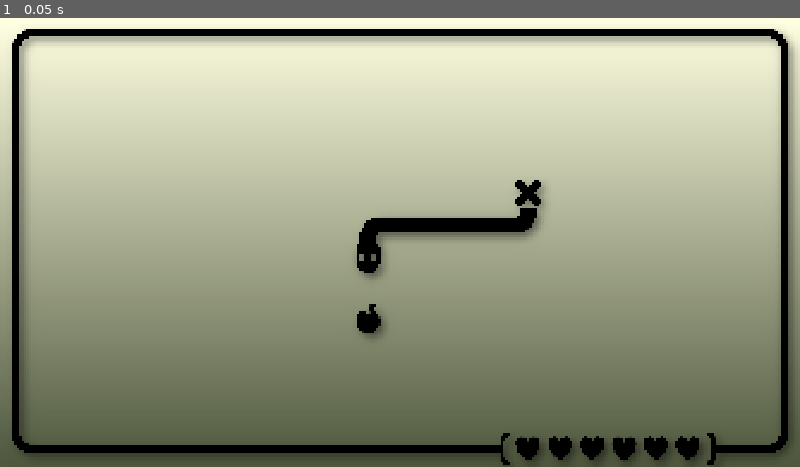
Above: before the commit, frame 1.
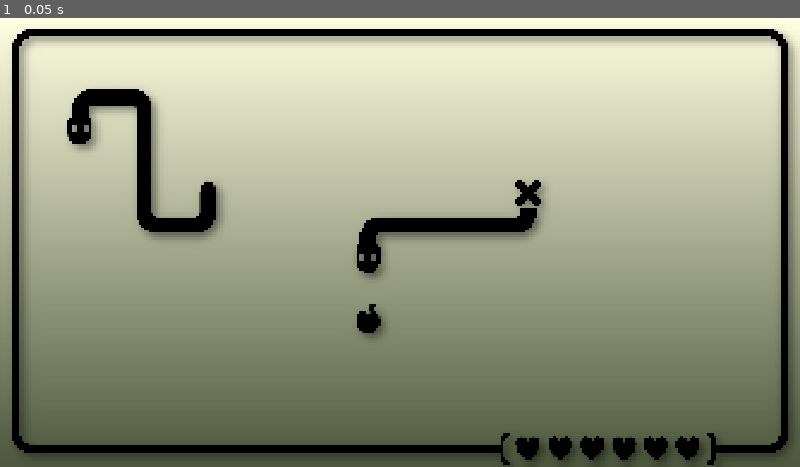
Above: after the commit, the same moment.

Repository: oschijns/coding-gouter-godot
Game: Godot game, scene res://tile_map.tscn
Same seed, same stepped clock (60 frames per second), same inputs: the game is played once before the commit and once after it. The project has no main scene, so this scene is started directly.
Inputs:
- Up to frame 1 (0.05 s): no input

The runs differ from the first frame. In frame 1, 2.1% of the frame differs, in the area x 8-28%, y 15-50%.

Commit message:
ft(snake): Completed drawing function for snake

Diff:
--- a/snake/canvas.gd
+++ b/snake/canvas.gd
@@ -20,7 +20,7 @@
 # position des tuiles dans le tileset
 const SNAKE_HEAD  := Vector2i(0, 0)
 const SNAKE_BEND  := Vector2i(1, 0)
-const SNAKE_BODY  := Vector2i(2, 0)
+const SNAKE_LINE  := Vector2i(2, 0)
 const SNAKE_TAIL  := Vector2i(3, 0)
 const CROSS       := Vector2i(0, 1)
 const APPLE       := Vector2i(1, 1)
@@ -31,19 +31,27 @@
 const BRACE       := Vector2i(2, 2)
 
 
-# rotation possible pour une tuile droite
-const ROT_BEND_0 := 0
-const ROT_BEND_1 :=  TileSetAtlasSource.TRANSFORM_FLIP_H
-const ROT_BEND_2 := TileSetAtlasSource.TRANSFORM_FLIP_V
-const ROT_BEND_3 := TileSetAtlasSource.TRANSFORM_FLIP_H | TileSetAtlasSource.TRANSFORM_FLIP_V
+# rotations possibles pour une tuile terminale
+enum RotEnd {
+	EAST  = TileSetAtlasSource.TRANSFORM_TRANSPOSE,
+	NORTH = 0,
+	WEST  = TileSetAtlasSource.TRANSFORM_TRANSPOSE | TileSetAtlasSource.TRANSFORM_FLIP_H,
+	SOUTH = TileSetAtlasSource.TRANSFORM_FLIP_V,
+}
 
+# rotations possibles pour une tuile courbee
+enum RotBend {
+	NE = 0,
+	NW = TileSetAtlasSource.TRANSFORM_FLIP_H,
+	SW = TileSetAtlasSource.TRANSFORM_FLIP_V | TileSetAtlasSource.TRANSFORM_FLIP_H,
+	SE = TileSetAtlasSource.TRANSFORM_FLIP_V,
+}
 
-# rotation possible pour une tuile courbee
-const ROT_LINE_0 := 0
-const ROT_LINE_1 := TileSetAtlasSource.TRANSFORM_TRANSPOSE
-const ROT_LINE_2 := TileSetAtlasSource.TRANSFORM_FLIP_H
-const ROT_LINE_3 := TileSetAtlasSource.TRANSFORM_TRANSPOSE | TileSetAtlasSource.TRANSFORM_FLIP_V
-
+# rotations possibles pour une tuile droite
+enum RotLine {
+	H = 0,
+	V = TileSetAtlasSource.TRANSFORM_TRANSPOSE,
+}
 
 # Nettoie l'ecran
 func clear() -> void:
@@ -53,16 +61,33 @@
 
 # Dessine un serpent dans la grille
 func draw_snake(chain: Array[Vector2i]) -> void:
+	# longueur de la chaine
+	var length := chain.size()
+
 	# On ejecte les cas tordus qui nous embetent
 	if chain.is_empty():
 		printerr("Snake is empty, there is nothing to display.")
-	elif chain.size() == 1:
+	elif length == 1:
 		_draw_tile(chain[0], CROSS, 0)
 	else:
+		# Pour identifier la tuile a dessiner, son orientation et sa position
+		var tile_pos  : Vector2i
+		var tile_data : Vector3i
+
 		# Ici nous sommes garanti d'avoir une chaine avec au moins deux elements.
 		# Nous avons simplement besoin de traiter la tete et la queue distinctement du reste du corps.
-		for index in range(1, chain.size() - 2):
-			var tile := _adjacent_tile(chain[index - 1], chain[index], chain[index + 1])
+		tile_pos  = chain[0]
+		tile_data = _pick_tile_end(tile_pos, chain[1], SNAKE_HEAD)
+		_draw_tile2(tile_pos, tile_data)
+
+		for index in range(1, length - 1):
+			tile_pos  = chain[index]
+			tile_data = _pick_tile_middle(chain[index - 1], tile_pos, chain[index + 1])
+			_draw_tile2(tile_pos, tile_data)
+
+		tile_pos  = chain[length - 1]
+		tile_data = _pick_tile_end(tile_pos, chain[length - 2], SNAKE_TAIL)
+		_draw_tile2(tile_pos, tile_data)
 
 
 # Dessine une pomme dans la grille
@@ -76,45 +101,57 @@
 	canvas2.set_cell(coords, 0, tile, alternative)
 
 
-# Identifiants des tuiles composant le cors du serpent
-enum BodyTile { NONE = 0, LINE = 1, BEND = 2 }
+# Dessine une tuile dans les deux tilemap
+func _draw_tile2(coords: Vector2i, tile: Vector3i) -> void:
+	var pos := Vector2i(tile.x, tile.y)
+	canvas1.set_cell(coords, 0, pos, tile.z)
+	canvas2.set_cell(coords, 0, pos, tile.z)
 
 
 # Determine la tuile a utiliser
-func _adjacent_tile(previous: Vector2i, current: Vector2i, next: Vector2i) -> Vector2i:
+static func _pick_tile_end(previous: Vector2i, next: Vector2i, tile: Vector2i) -> Vector3i:
+	match _orientation(next - previous):
+		Orient.EAST : return Vector3i(tile.x, tile.y, RotEnd.EAST )
+		Orient.NORTH: return Vector3i(tile.x, tile.y, RotEnd.NORTH)
+		Orient.WEST : return Vector3i(tile.x, tile.y, RotEnd.WEST )
+		Orient.SOUTH: return Vector3i(tile.x, tile.y, RotEnd.SOUTH)
+	return Vector3i(CROSS.x, CROSS.y, 0)
+
+
+# Determine la tuile a utiliser
+static func _pick_tile_middle(previous: Vector2i, current: Vector2i, next: Vector2i) -> Vector3i:
 	# Determine l'orientation du corps du serpent d'element a element
 	var orient1 := _orientation(current - previous)
-	var orient2 := _orientation(next    - current)
-	# TODO...
+	var orient2 := _orientation(current - next)
 	match orient1:
 		Orient.EAST:
 			match orient2:
-				Orient.WEST : return Vector2i(BodyTile.LINE, ROT_LINE_0)
-				Orient.NORTH: return Vector2i(BodyTile.BEND, ROT_BEND_0)
-				Orient.SOUTH: return Vector2i(BodyTile.BEND, ROT_BEND_0)
+				Orient.WEST : return Vector3i(SNAKE_LINE.x, SNAKE_LINE.y, RotLine.H)
+				Orient.NORTH: return Vector3i(SNAKE_BEND.x, SNAKE_BEND.y, RotBend.NE)
+				Orient.SOUTH: return Vector3i(SNAKE_BEND.x, SNAKE_BEND.y, RotBend.SE)
 		Orient.NORTH:
 			match orient2:
-				Orient.SOUTH: return Vector2i(BodyTile.LINE, ROT_LINE_0)
-				Orient.EAST : return Vector2i(BodyTile.BEND, ROT_BEND_0)
-				Orient.WEST : return Vector2i(BodyTile.BEND, ROT_BEND_0)
+				Orient.SOUTH: return Vector3i(SNAKE_LINE.x, SNAKE_LINE.y, RotLine.V)
+				Orient.EAST : return Vector3i(SNAKE_BEND.x, SNAKE_BEND.y, RotBend.NE)
+				Orient.WEST : return Vector3i(SNAKE_BEND.x, SNAKE_BEND.y, RotBend.NW)
 		Orient.WEST:
 			match orient2:
-				Orient.EAST : return Vector2i(BodyTile.LINE, ROT_LINE_0)
-				Orient.NORTH: return Vector2i(BodyTile.BEND, ROT_BEND_0)
-				Orient.SOUTH: return Vector2i(BodyTile.BEND, ROT_BEND_0)
+				Orient.EAST : return Vector3i(SNAKE_LINE.x, SNAKE_LINE.y, RotLine.H)
+				Orient.NORTH: return Vector3i(SNAKE_BEND.x, SNAKE_BEND.y, RotBend.NW)
+				Orient.SOUTH: return Vector3i(SNAKE_BEND.x, SNAKE_BEND.y, RotBend.SW)
 		Orient.SOUTH:
 			match orient2:
-				Orient.NORTH: return Vector2i(BodyTile.LINE, ROT_LINE_0)
-				Orient.EAST : return Vector2i(BodyTile.BEND, ROT_BEND_0)
-				Orient.WEST : return Vector2i(BodyTile.BEND, ROT_BEND_0)
-	return Vector2i.ZERO
+				Orient.NORTH: return Vector3i(SNAKE_LINE.x, SNAKE_LINE.y, RotLine.V)
+				Orient.EAST : return Vector3i(SNAKE_BEND.x, SNAKE_BEND.y, RotBend.SE)
+				Orient.WEST : return Vector3i(SNAKE_BEND.x, SNAKE_BEND.y, RotBend.SW)
+	return Vector3i(CROSS.x, CROSS.y, 0)
 
 
 # Orientation possibles
 enum Orient { EAST = 0, NORTH = 1, WEST = 2, SOUTH = 3, INVALID = -1 }
 
 # Determine l'orientation d'un vecteur selon les quatres directions possibles
-func _orientation(direction: Vector2i) -> Orient:
+static func _orientation(direction: Vector2i) -> Orient:
 	if   direction == Vector2i.LEFT : return Orient.EAST
 	elif direction == Vector2i.UP   : return Orient.NORTH
 	elif direction == Vector2i.RIGHT: return Orient.WEST
--- a/snake/tile_map.tscn
+++ b/snake/tile_map.tscn
@@ -23,6 +23,32 @@
 [sub_resource type="ShaderMaterial" id="ShaderMaterial_35kre"]
 shader = ExtResource("1_1n30v")
 shader_parameter/color = Color(0, 0, 0, 1)
+
+[sub_resource type="GDScript" id="GDScript_03na7"]
+script/source = "extends Node
+
+
+@onready
+var canvas = $\"..\"
+
+
+func _process(delta: float) -> void:
+	var snake : Array[Vector2i] = [
+		Vector2i(2, 3),
+		Vector2i(2, 2),
+		Vector2i(3, 2),
+		Vector2i(4, 2),
+		Vector2i(4, 3),
+		Vector2i(4, 4),
+		Vector2i(4, 5),
+		Vector2i(4, 6),
+		Vector2i(5, 6),
+		Vector2i(6, 6),
+		Vector2i(6, 5),
+	]
+
+	canvas.draw_snake(snake)
+"
 
 [node name="Root" type="TextureRect"]
 anchors_preset = 15
@@ -60,3 +86,6 @@
 scale = Vector2(0.3, 0.3)
 tile_map_data = PackedByteArray("AAAAAAAAAAAAAAIAAAAAAAEAAAABAAIAAFAAAAIAAAABAAIAAFAAAAMAAAABAAIAAFAAAAQAAAABAAIAAFAAAA …(1248 unchanged characters)…
 tile_set = ExtResource("1_7yhko")
+
+[node name="Test" type="Node" parent="."]
+script = SubResource("GDScript_03na7")
Not shown: 1 places in snake/tile_map.tscn that only renumber resources
